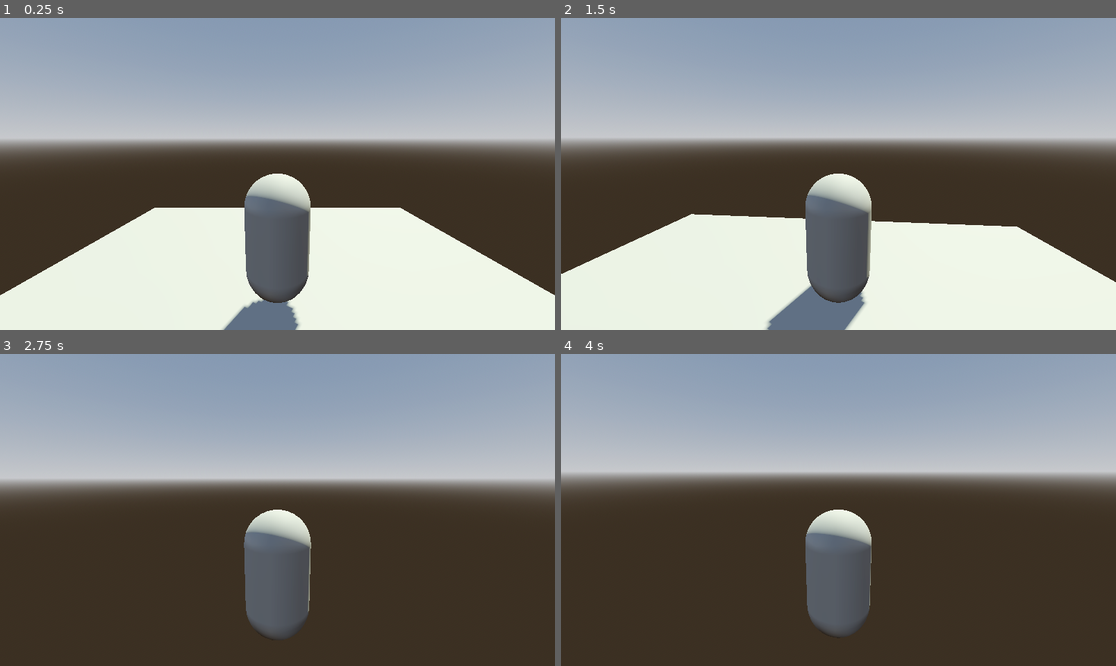
Above: before the commit, frames 1-4 (two rows, left to right).
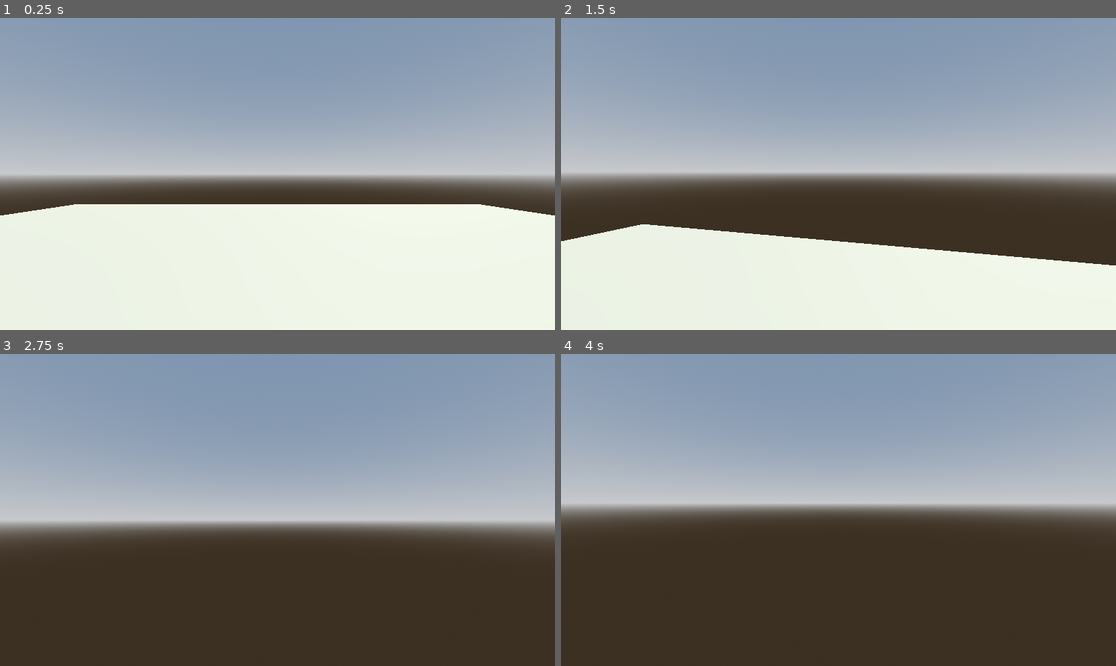
Above: after the commit, the same moments.

Repository: petegilb/cubicle
Game: Godot game, scene res://scenes/cubicle.tscn
Two runs of this game, one before a commit and one after it. Both use one fixed random seed, a clock stepped at 60 frames per second and the inputs below. Before the commit the project starts from res://cubicle.tscn.
Inputs (mouse positions are in pixels of both pictures, inside the frame that each line leads up to):
- Up to frame 1 (0.25 s): no input
- Up to frame 2 (1.5 s): move the mouse to (866, 174) at 0.52 s; hold Ctrl (action_crouch, bound only after the commit) 0.53-1.28 s; hold W (move_forward) from 0.53 s (still down); tap Space (action_jump, bound only after the commit) at 0.77, 1.07 s; tap Shift (action_sprint, bound only after the commit) at 0.8, 1.35 s; move the mouse to (810, 174) at 1.27 s
- Up to frame 3 (2.75 s): keep holding W (move_forward); tap Space (action_jump, bound only after the commit) at 1.52, 1.55, 1.82, 2.1 s; move the mouse to (288, 503) at 2.02 s; hold Ctrl (action_crouch, bound only after the commit) from 2.03 s (still down)
- Up to frame 4 (4 s): keep holding W (move_forward); move the mouse to (832, 516) at 2.77 s; release Ctrl (action_crouch, bound only after the commit) at 2.78 s; tap Ctrl (action_crouch, bound only after the commit) at 2.85 s; tap Space (action_jump, bound only after the commit) at 3.02, 3.32, 3.77, 3.8 s; tap Shift (action_sprint, bound only after the commit) at 3.05 s; tap Enter at 3.5 s; move the mouse to (877, 513) at 3.52 s; hold Shift (action_sprint, bound only after the commit) from 3.53 s (still down)

The runs differ from the first frame. In frame 1, 35% of the frame differs, in the area x 0-100%, y 28-100%; in frame 2, 32%; in frame 3, 31%; in frame 4, 22%.

Commit message:
basic fp movement

Diff:
--- a/project.godot
+++ b/project.godot
@@ -12,7 +12,7 @@
 
 config/name="cubicle"
 config/description="Ludum Dare 54 Submission with the theme \"Limited Space\". "
-run/main_scene="res://cubicle.tscn"
+run/main_scene="res://scenes/cubicle.tscn"
 config/features=PackedStringArray("4.1", "Forward Plus")
 config/icon="res://icon.svg"
 
@@ -43,6 +43,21 @@
 "events": [Object(InputEventKey,"resource_local_to_scene":false,"resource_name":"","device":-1,"window_id":0,"alt_pressed":false,"shift_pressed":false,"ctrl_pressed":false,"meta_pressed":false,"pressed":false,"keycode":0,"physical_keycode":83,"key_label":0,"unicode":115,"echo":false,"script":null)
 ]
 }
+action_sprint={
+"deadzone": 0.5,
+"events": [Object(InputEventKey,"resource_local_to_scene":false,"resource_name":"","device":-1,"window_id":0,"alt_pressed":false,"shift_pressed":false,"ctrl_pressed":false,"meta_pressed":false,"pressed":false,"keycode":0,"physical_keycode":4194325,"key_label":0,"unicode":0,"echo":false,"script":null)
+]
+}
+action_crouch={
+"deadzone": 0.5,
+"events": [Object(InputEventKey,"resource_local_to_scene":false,"resource_name":"","device":-1,"window_id":0,"alt_pressed":false,"shift_pressed":false,"ctrl_pressed":false,"meta_pressed":false,"pressed":false,"keycode":0,"physical_keycode":4194326,"key_label":0,"unicode":0,"echo":false,"script":null)
+]
+}
+action_jump={
+"deadzone": 0.5,
+"events": [Object(InputEventKey,"resource_local_to_scene":false,"resource_name":"","device":-1,"window_id":0,"alt_pressed":false,"shift_pressed":false,"ctrl_pressed":false,"meta_pressed":false,"pressed":false,"keycode":0,"physical_keycode":32,"key_label":0,"unicode":32,"echo":false,"script":null)
+]
+}
 
 [rendering]
 
--- a/cubicle.tscn
+++ b/scenes/cubicle.tscn
@@ -1,6 +1,6 @@
 [gd_scene load_steps=7 format=3 uid="uid://c4nyunsu7oe3p"]
 
-[ext_resource type="PackedScene" uid="uid://baqew7fxrxns" path="res://player.tscn" id="1_7uk5b"]
+[ext_resource type="PackedScene" uid="uid://bypxi1ltyioh6" path="res://scenes/fp_player.tscn" id="1_isbqj"]
 
 [sub_resource type="ProceduralSkyMaterial" id="ProceduralSkyMaterial_vf1d5"]
 sky_horizon_color = Color(0.64625, 0.65575, 0.67075, 1)
@@ -16,17 +16,19 @@
 glow_enabled = true
 
 [sub_resource type="PlaneMesh" id="PlaneMesh_34edg"]
-size = Vector2(10, 10)
+size = Vector2(20, 20)
 
-[sub_resource type="ConcavePolygonShape3D" id="ConcavePolygonShape3D_e7yh3"]
-data = PackedVector3Array(5, 0, 5, -5, 0, 5, 5, 0, -5, -5, 0, 5, -5, 0, -5, 5, 0, -5)
+[sub_resource type="ConcavePolygonShape3D" id="ConcavePolygonShape3D_j71ia"]
+data = PackedVector3Array(10, 0, 10, -10, 0, 10, 10, 0, -10, -10, 0, 10, -10, 0, -10, 10, 0, -10)
 
 [node name="RootNode" type="Node3D"]
 
-[node name="WorldEnvironment" type="WorldEnvironment" parent="."]
+[node name="Environment" type="Node3D" parent="."]
+
+[node name="WorldEnvironment" type="WorldEnvironment" parent="Environment"]
 environment = SubResource("Environment_phwdj")
 
-[node name="DirectionalLight3D" type="DirectionalLight3D" parent="."]
+[node name="DirectionalLight3D" type="DirectionalLight3D" parent="Environment"]
 transform = Transform3D(-0.866025, -0.433013, 0.25, 0, 0.5, 0.866025, -0.5, 0.75, -0.433013, 0, 0, 0)
 light_color = Color(1, 1, 0.741176, 1)
 shadow_enabled = true
@@ -37,8 +39,7 @@
 [node name="StaticBody3D" type="StaticBody3D" parent="Floor"]
 
 [node name="CollisionShape3D" type="CollisionShape3D" parent="Floor/StaticBody3D"]
-shape = SubResource("ConcavePolygonShape3D_e7yh3")
+shape = SubResource("ConcavePolygonShape3D_j71ia")
 
-[node name="Player" parent="." instance=ExtResource("1_7uk5b")]
-transform = Transform3D(1, 0, 0, 0, 1, 0, 0, 0, 1, 0, 1.5, 0)
-linear_damp = 3.0
+[node name="fp_player" parent="." instance=ExtResource("1_isbqj")]
+transform = Transform3D(1, 0, 0, 0, 1, 0, 0, 0, 1, 0, 1, 0)
--- /dev/null
+++ b/scenes/fp_player.tscn
@@ -0,0 +1,16 @@
+[gd_scene load_steps=3 format=3 uid="uid://bypxi1ltyioh6"]
+
+[ext_resource type="Script" path="res://scripts/fp_player.gd" id="1_0y1so"]
+
+[sub_resource type="CapsuleShape3D" id="CapsuleShape3D_5fbem"]
+
+[node name="fp_player" type="CharacterBody3D"]
+script = ExtResource("1_0y1so")
+
+[node name="CollisionShape3D" type="CollisionShape3D" parent="."]
+shape = SubResource("CapsuleShape3D_5fbem")
+
+[node name="CamPivot" type="Node3D" parent="."]
+transform = Transform3D(1, 0, 0, 0, 1, 0, 0, 0, 1, 0, 0.5, 0)
+
+[node name="Camera" type="Camera3D" parent="CamPivot"]
--- a/player.tscn
+++ b/scenes/tp_player.tscn
@@ -1,6 +1,6 @@
 [gd_scene load_steps=4 format=3 uid="uid://baqew7fxrxns"]
 
-[ext_resource type="Script" path="res://Player.gd" id="1_v826g"]
+[ext_resource type="Script" path="res://scripts/player.gd" id="1_umkgv"]
 
 [sub_resource type="CapsuleMesh" id="CapsuleMesh_32flw"]
 
@@ -9,7 +9,7 @@
 
 [node name="Player" type="RigidBody3D"]
 lock_rotation = true
-script = ExtResource("1_v826g")
+script = ExtResource("1_umkgv")
 
 [node name="Mesh" type="MeshInstance3D" parent="."]
 mesh = SubResource("CapsuleMesh_32flw")
--- /dev/null
+++ b/scripts/fp_player.gd
@@ -0,0 +1,54 @@
+extends CharacterBody3D
+
+const WALK_SPEED = 5.0
+const SPRINT_MODIFIER = 1.3
+const CROUCH_MODIFIER = .7
+const JUMP_VELOCITY = 4.5
+
+var current_speed = 0.0
+var mouse_sensitivity = .15
+# Get the gravity from the project settings to be synced with RigidBody nodes.
+var gravity = ProjectSettings.get_setting("physics/3d/default_gravity")
+
+@onready var cam_pivot = $CamPivot
+
+func _ready():
+	Input.set_mouse_mode(Input.MOUSE_MODE_CAPTURED)
+
+func _physics_process(delta):
+	# Add the gravity.
+	if not is_on_floor():
+		velocity.y -= gravity * delta
+
+	# Handle Jump.
+	if Input.is_action_just_pressed("action_jump") and is_on_floor():
+		velocity.y = JUMP_VELOCITY
+
+	# Determine the character's speed
+	current_speed = WALK_SPEED
+	if Input.is_action_pressed("action_crouch"):
+		current_speed = WALK_SPEED * CROUCH_MODIFIER;
+	elif Input.is_action_pressed("action_sprint"):
+		current_speed = WALK_SPEED * SPRINT_MODIFIER;
+
+	# Get the input direction and handle the movement/deceleration.
+	var input_dir = Input.get_vector("move_left", "move_right", "move_forward", "move_back")
+	var direction = (transform.basis * Vector3(input_dir.x, 0, input_dir.y)).normalized()
+	if direction:
+		velocity.x = direction.x * current_speed
+		velocity.z = direction.z * current_speed
+	else:
+		velocity.x = move_toward(velocity.x, 0, current_speed)
+		velocity.z = move_toward(velocity.z, 0, current_speed)
+
+	move_and_slide()
+
+func _process(delta):
+	if Input.is_action_just_pressed("ui_cancel"):
+		Input.set_mouse_mode(Input.MOUSE_MODE_VISIBLE)
+
+func _unhandled_input(event):
+	if event is InputEventMouseMotion and Input.get_mouse_mode() == Input.MOUSE_MODE_CAPTURED:
+		rotate_y(deg_to_rad(-event.relative.x * mouse_sensitivity))
+		cam_pivot.rotate_x(deg_to_rad(-event.relative.y * mouse_sensitivity))
+		cam_pivot.rotation.x = clamp(cam_pivot.rotation.x, deg_to_rad(-89), deg_to_rad(89))
Renamed: Player.gd -> scripts/player.gd
